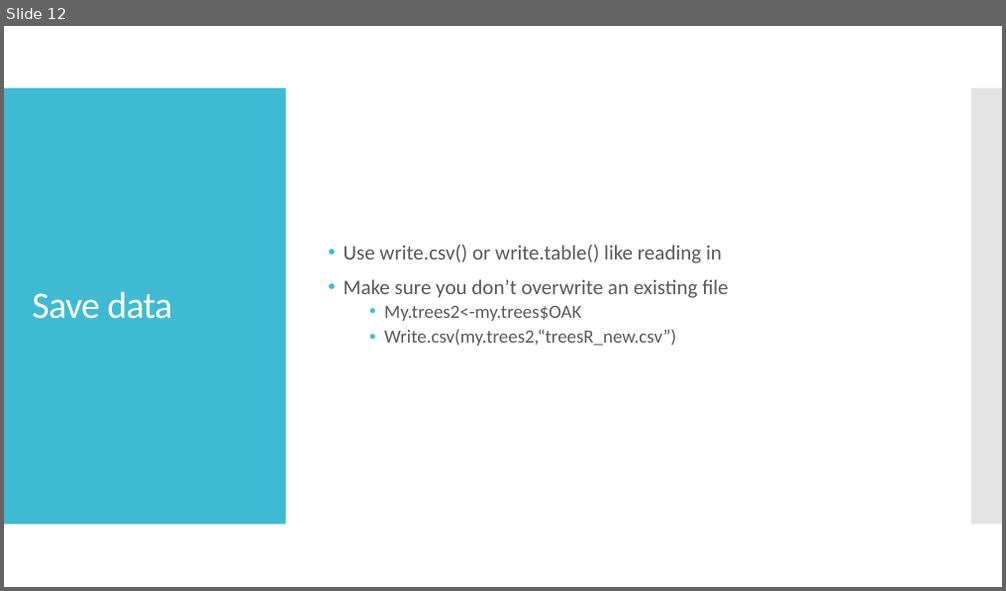
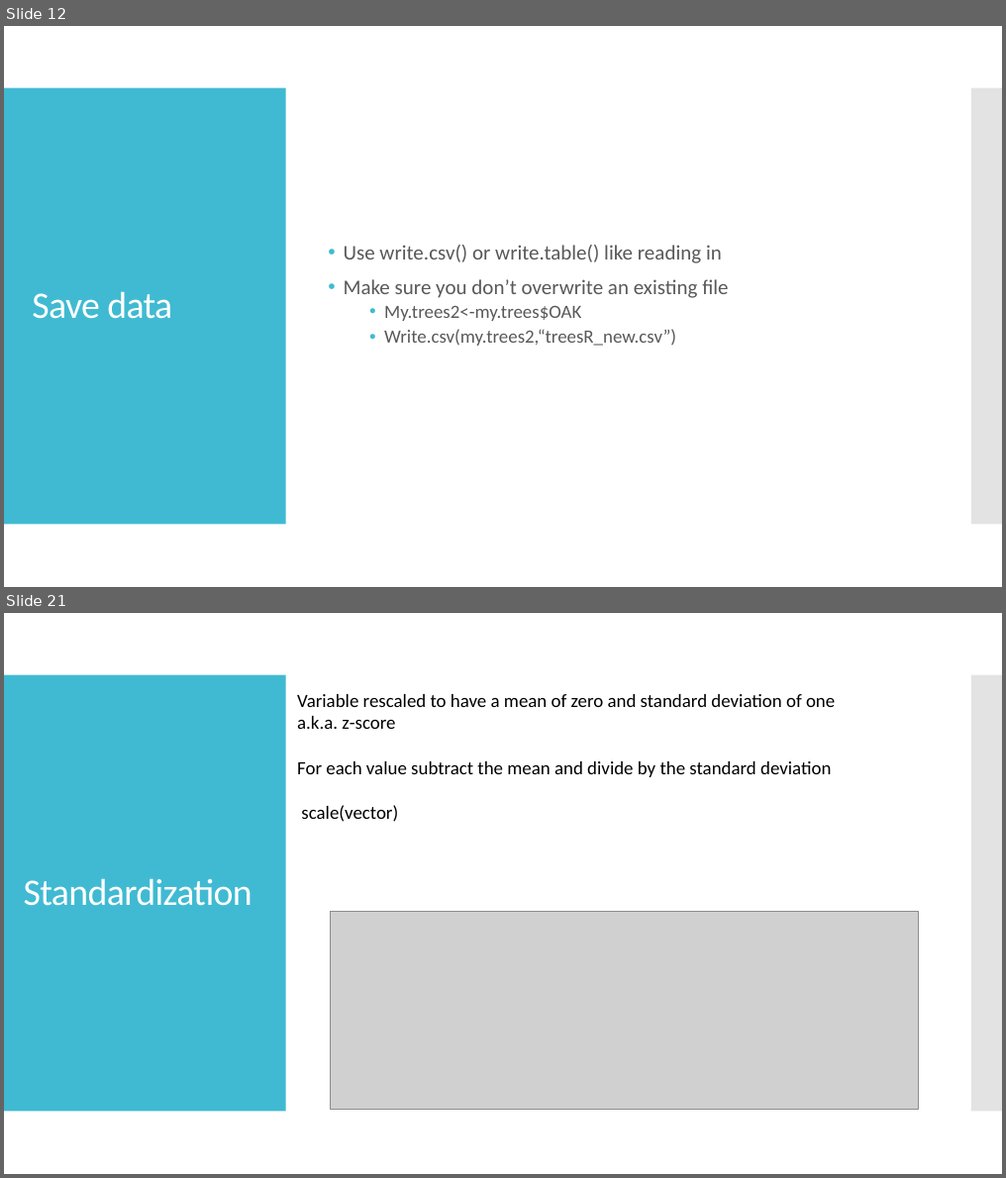
Before and after one commit to jyanglab/labworkshop, a slide deck: largedata/Zhikai_R_05_24.pptx. Shown one above the other, each under a label of ours: slide 12 before the commit, slides 12 and 21 after it; the slides between them are not shown. The pictures are 1006x591 and 1006x1178 pixels, drawn with LibreOffice and Linux fonts; fonts in the diff are those of the drawing; grey boxes stand for pictures. Boxes give left, top, right and bottom in pixels: in the first picture for what was removed or moved away, otherwise in the second. Text is boxed around its words. In the diff, an @@ line names an element or a change of style, - is before the commit and + after.

```diff
--- a/largedata/Zhikai_R_05_24.pptx
+++ b/largedata/Zhikai_R_05_24.pptx
@@ slide 21 added at (4, 613, 1002, 1174), background #FFFFFF; not listed: 2 template elements that a slide beside it also shows @@
@@ text added at (297, 694, 835, 822), 18 pt, text #000000 @@
+Variable rescaled to have a mean of zero and standard deviation of one
+a.k.a. z-score
+For each value subtract the mean and divide by the standard deviation
+scale(vector)
@@ title added at (24, 878, 252, 906), 36 pt, text #FFFFFF @@
+Standardization
@@ picture added at (331, 912, 918, 1110) @@
```
Also in this commit, not shown: 36 other slides added, 2 other files.
